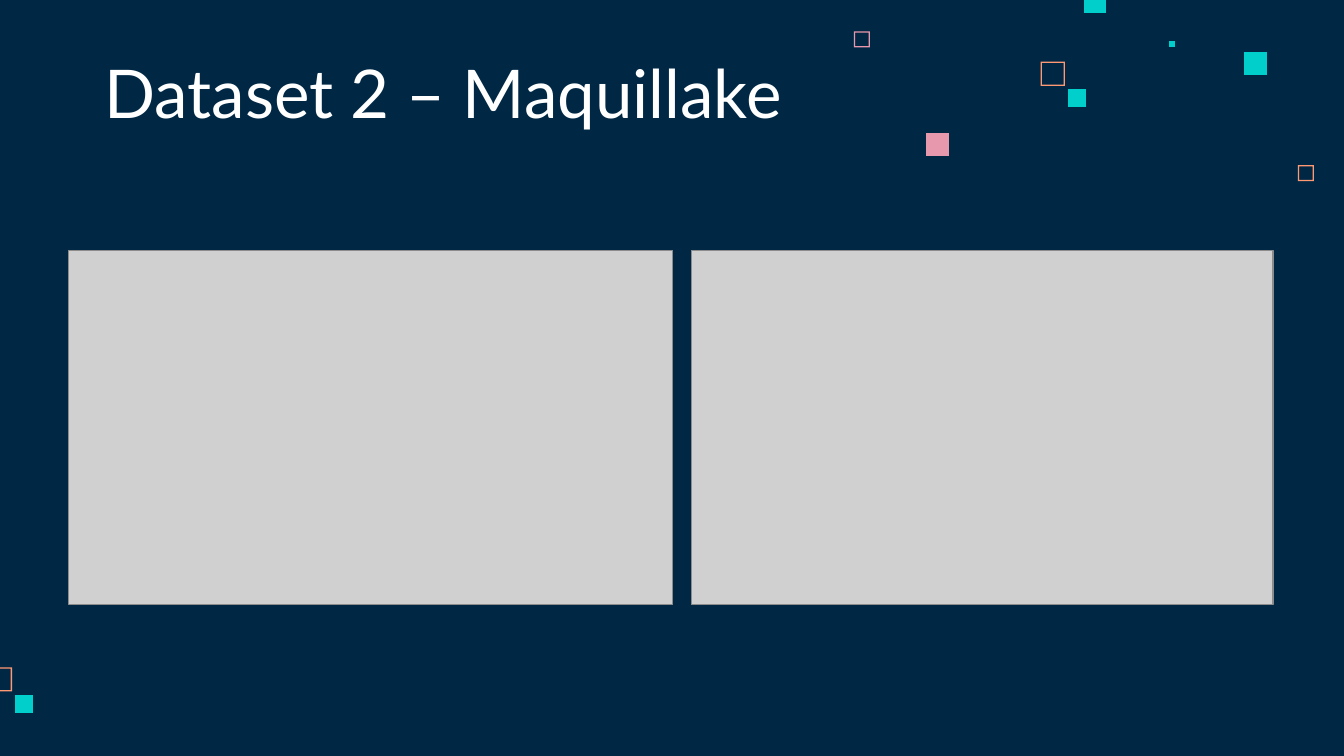
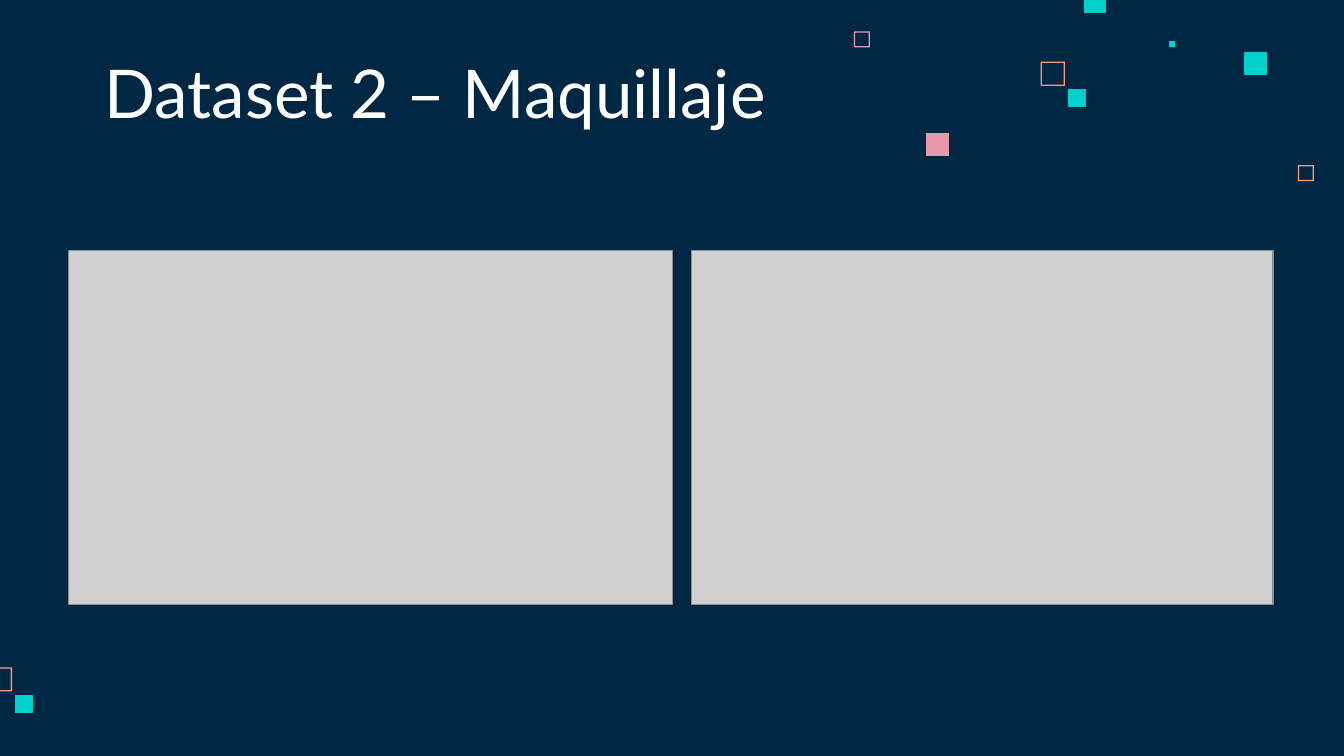
Before and after one commit to ChrissValdez/Proyecto_Integrador, a slide deck: slide 18 of Proyecto_integrador.pptx. Drawn at 1344x756 pixels with LibreOffice and Linux fonts; fonts in the diff are those of the drawing; grey boxes stand for pictures. Boxes give left, top, right and bottom in pixels: in the first picture for what was removed or moved away, otherwise in the second. Text is boxed around its words. In the diff, an @@ line names an element or a change of style, - is before the commit and + after.

```diff
--- a/Proyecto_integrador.pptx
+++ b/Proyecto_integrador.pptx
@@ title at (104, 68, 766, 131): text changed @@
-Dataset 2 – Maquillake
+Dataset 2 – Maquillaje
```
Also in this commit, not shown: 8 other slides changed.
